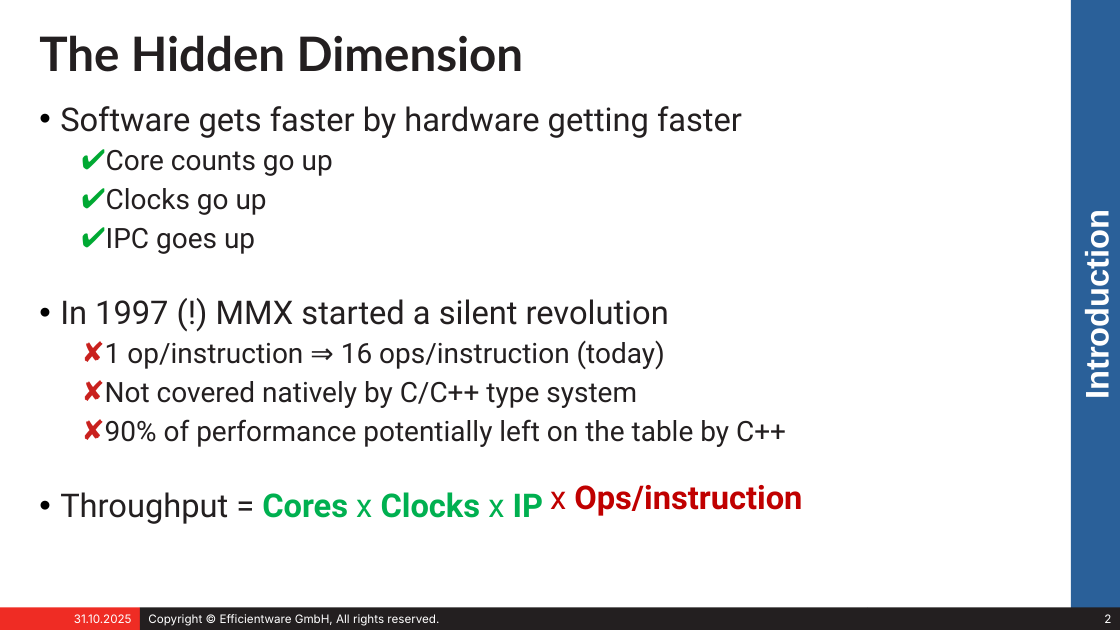
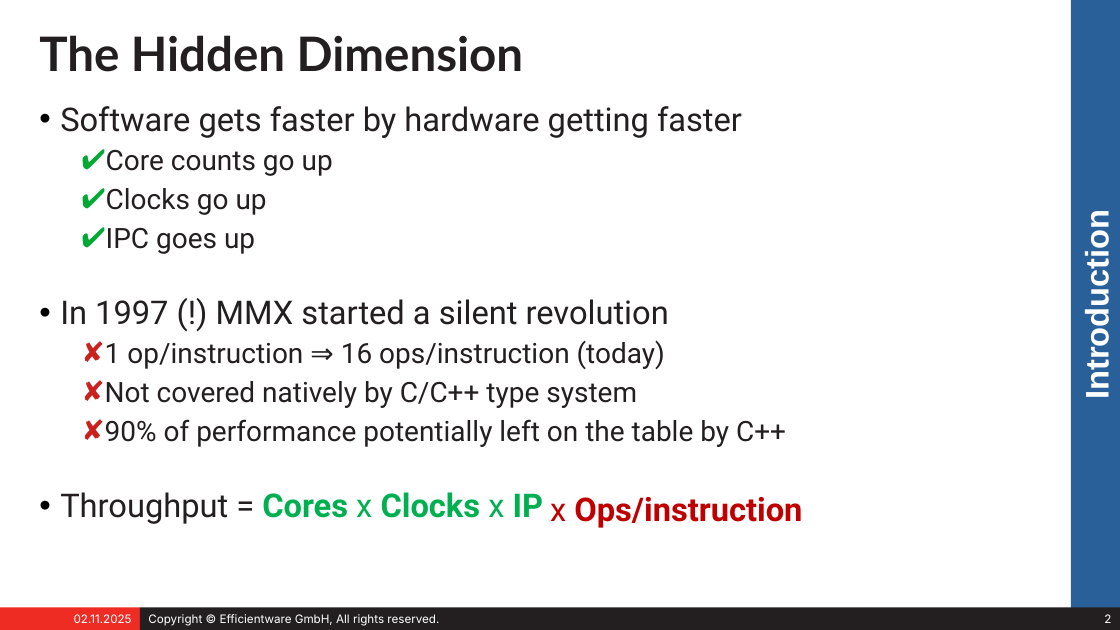
Before and after one commit to stefeff/auto-vectorization, a slide deck: slide 2 of presentation/speed_for_free.odp. Drawn at 1120x630 pixels with LibreOffice and Linux fonts; fonts in the diff are those of the drawing. Boxes give left, top, right and bottom in pixels: in the first picture for what was removed or moved away, otherwise in the second. Text is boxed around its words. In the diff, an @@ line names an element or a change of style, - is before the commit and + after.

```diff
--- a/presentation/speed_for_free.odp
+++ b/presentation/speed_for_free.odp
@@ text "x Ops/instruction": place and size @@
-text "x Ops/instruction" at box(550, 485, 802, 516)
+text "x Ops/instruction" at box(550, 497, 802, 528)
@@ text in rectangle at box(74, 614, 132, 623): text changed @@
-31.10.2025
+02.11.2025
```
Also in this commit, not shown: 20 other slides changed, 1 other file.
